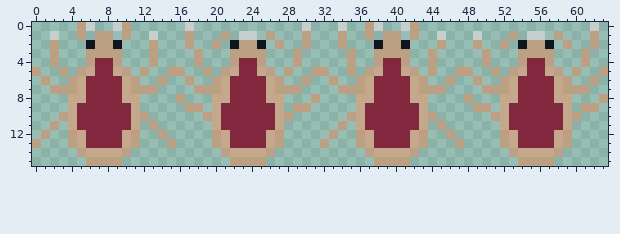
A pixel-art sprite gets an edit: Assets/_Project/Louse/Biting.png. Above: the version before the commit.
The file is 64x16 pixels. Colours within 5 levels of each other are drawn and written as one.
The result:
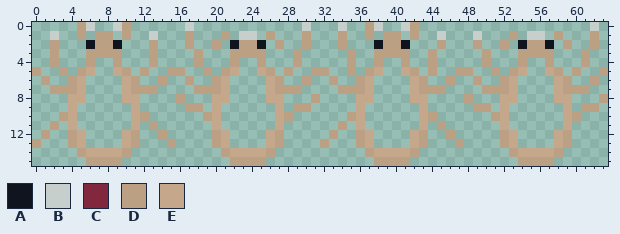
Palette (. is transparent): A #10141f  B #c7cfcc  C #82283e  D #bca084  E #c5a88b
Message: updated Walking & Biting sprite sheets
From old to new:
@@ x 0..63 @@
  3 ..D...DDDD...D....D...DDDD...D.....D..DDDD..D.....D...DDDD...D..
- 4 ..D...DCCD...D....D...DCCD...D.....D..DCCD..D.....D...DCCD...D..
- 5 D..D.DECCED.D..DD..D.DECCED.D..DD..D.DECCED.D..DD..D.DECCED.D..D
- 6 .D..DECCCCED..D..D..DECCCCED..D..D..DECCCCED..D..D..DECCCCED..D.
- 7 ..DDDECCCCEDDD....DDDECCCCEDDD....DDDECCCCEDDD....DDDECCCCEDDD..
- 8 ....EECCCCEE....D...EECCCCEE...D....EECCCCEE....D...EECCCCEE...D
- 9 ....ECCCCCCE.....DD.ECCCCCCE.DD.....ECCCCCCE.....DD.ECCCCCCE.DD.
-10 ...DECCCCCCED......DECCCCCCED......DECCCCCCED......DECCCCCCED...
-11 ..D.ECCCCCCE.D......ECCCCCCE......D.ECCCCCCE.D......ECCCCCCE....
-12 .D..DECCCCED..D.....DECCCCED.....D..DECCCCED..D.....DECCCCED....
-13 D...DECCCCED...D....DECCCCED....D...DECCCCED...D....DECCCCED....
+ 4 ..D...D..D...D....D...D..D...D.....D..D..D..D.....D...D..D...D..
+ 5 D..D.DE..ED.D..DD..D.DE..ED.D..DD..D.DE..ED.D..DD..D.DE..ED.D..D
+ 6 .D..DE....ED..D..D..DE....ED..D..D..DE....ED..D..D..DE....ED..D.
+ 7 ..DDDE....EDDD....DDDE....EDDD....DDDE....EDDD....DDDE....EDDD..
+ 8 ....EE....EE....D...EE....EE...D....EE....EE....D...EE....EE...D
+ 9 ....E......E.....DD.E......E.DD.....E......E.....DD.E......E.DD.
+10 ...DE......ED......DE......ED......DE......ED......DE......ED...
+11 ..D.E......E.D......E......E......D.E......E.D......E......E....
+12 .D..DE....ED..D.....DE....ED.....D..DE....ED..D.....DE....ED....
+13 D...DE....ED...D....DE....ED....D...DE....ED...D....DE....ED....
 14 .....DEEEED..........DEEEED..........DEEEED..........DEEEED.....
